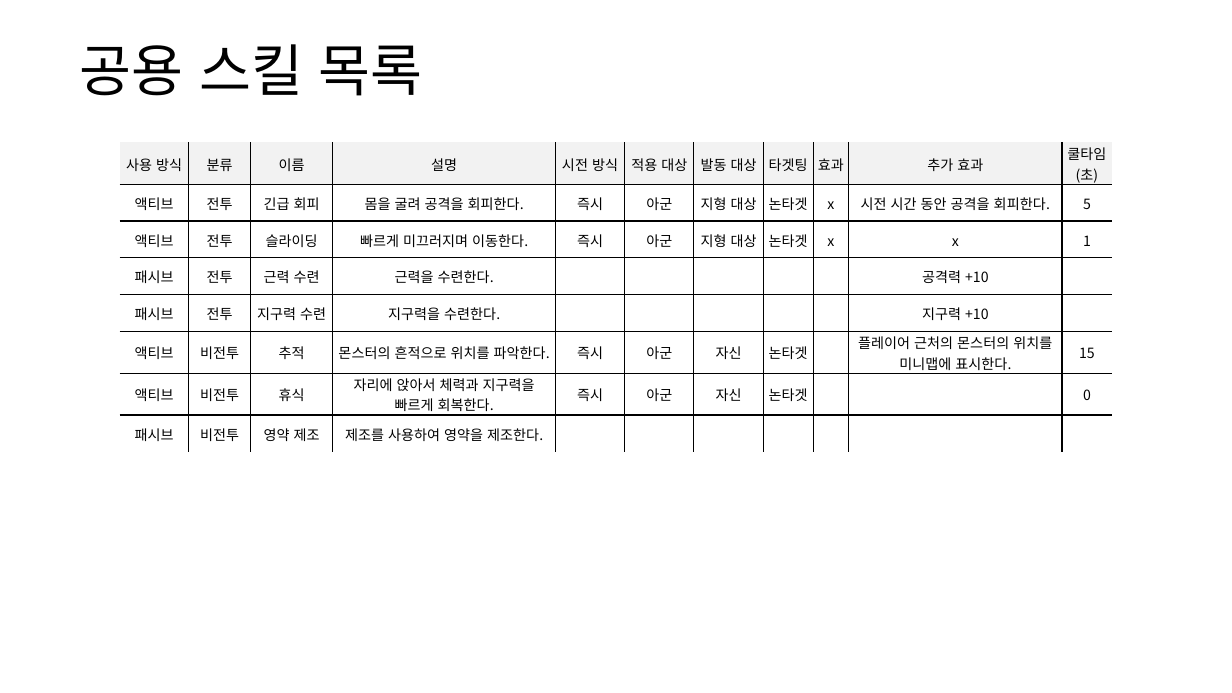
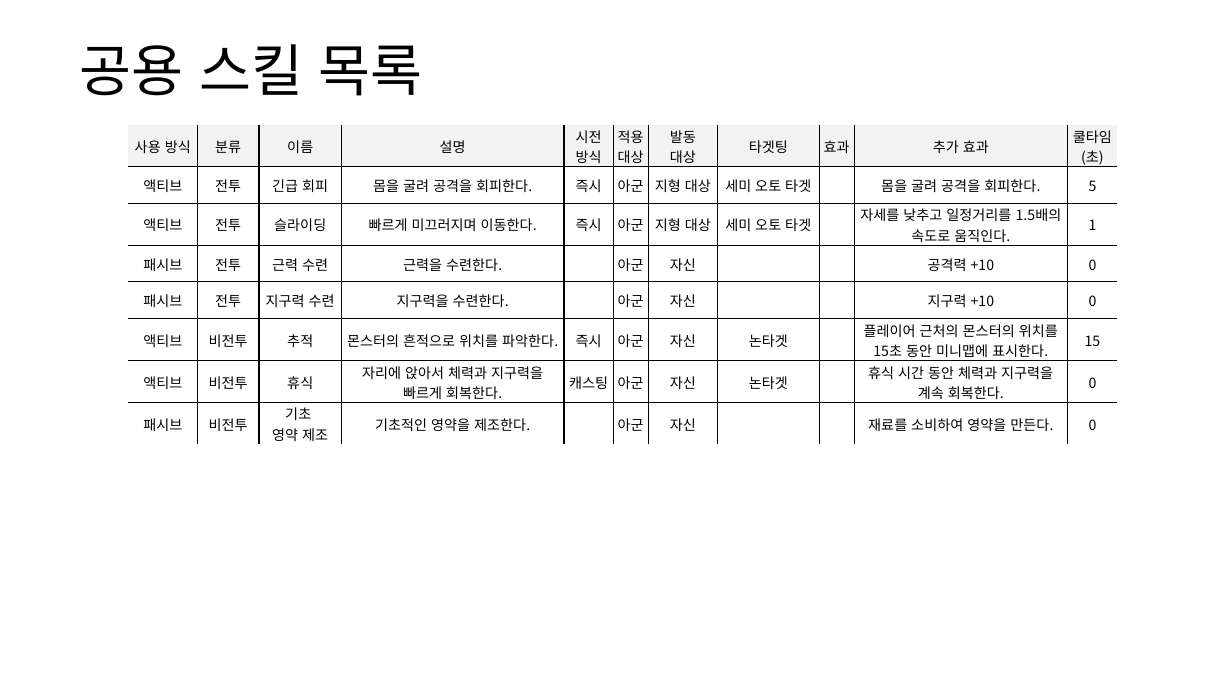
Before and after one commit to yjk0401/unityenginebasic_9th, a slide deck: slide 18 of 기획/방랑엽사전/스킬 기획서.pptx. Drawn at 1232x693 pixels with LibreOffice and Linux fonts; fonts in the diff are those of the drawing. Boxes give left, top, right and bottom in pixels: in the first picture for what was removed or moved away, otherwise in the second. Text is boxed around its words. In the diff, an @@ line names an element or a change of style, - is before the commit and + after.

```diff
--- a/기획/방랑엽사전/스킬 기획서.pptx
+++ b/기획/방랑엽사전/스킬 기획서.pptx
@@ table at (128, 125, 1118, 445) @@
-row 1: 사용 방식 | 분류 | 이름 | 설명 | 시전 방식 | 적용 대상 | 발동 대상 | 타겟팅 | 효과 | 추가 효과 | 쿨타임 / (초)
+row 1: 사용 방식 | 분류 | 이름 | 설명 | 시전 / 방식 | 적용 / 대상 | 발동 / 대상 | 타겟팅 | 효과 | 추가 효과 | 쿨타임 / (초)
-row 2: 액티브 | 전투 | 긴급 회피 | 몸을 굴려 공격을 회피한다. | 즉시 | 아군 | 지형 대상 | 논타겟 | x | 시전 시간 동안 공격을 회피한다. | 5
+row 2: 액티브 | 전투 | 긴급 회피 | 몸을 굴려 공격을 회피한다. | 즉시 | 아군 | 지형 대상 | 세미 오토 타겟 |  | 몸을 굴려 공격을 회피한다. | 5
-row 3: 액티브 | 전투 | 슬라이딩 | 빠르게 미끄러지며 이동한다. | 즉시 | 아군 | 지형 대상 | 논타겟 | x | x | 1
+row 3: 액티브 | 전투 | 슬라이딩 | 빠르게 미끄러지며 이동한다. | 즉시 | 아군 | 지형 대상 | 세미 오토 타겟 |  | 자세를 낮추고 일정거리를 1.5배의 속도로 움직인다. | 1
-row 4: 패시브 | 전투 | 근력 수련 | 근력을 수련한다. |  |  |  |  |  | 공격력 +10 | 
+row 4: 패시브 | 전투 | 근력 수련 | 근력을 수련한다. |  | 아군 | 자신 |  |  | 공격력 +10 | 0
-row 5: 패시브 | 전투 | 지구력 수련 | 지구력을 수련한다. |  |  |  |  |  | 지구력 +10 | 
+row 5: 패시브 | 전투 | 지구력 수련 | 지구력을 수련한다. |  | 아군 | 자신 |  |  | 지구력 +10 | 0
-row 6, column 10: 플레이어 근처의 몬스터의 위치를 미니맵에 표시한다.
+row 6, column 10: 플레이어 근처의 몬스터의 위치를 15초 동안 미니맵에 표시한다.
-row 7, column 5: 즉시
+row 7, column 5: 캐스팅
-row 7, column 10: 
+row 7, column 10: 휴식 시간 동안 체력과 지구력을 계속 회복한다.
-row 8: 패시브 | 비전투 | 영약 제조 | 제조를 사용하여 영약을 제조한다. |  |  |  |  |  |  | 
+row 8: 패시브 | 비전투 | 기초 / 영약 제조 | 기초적인 영약을 제조한다. |  | 아군 | 자신 |  |  | 재료를 소비하여 영약을 만든다. | 0
@@ table: place and size @@
-table at (119, 142, 1113, 445)
+table at (128, 125, 1118, 445)
```
Also in this commit, not shown: 10 other slides changed, 2 slides added, 1 other file.
